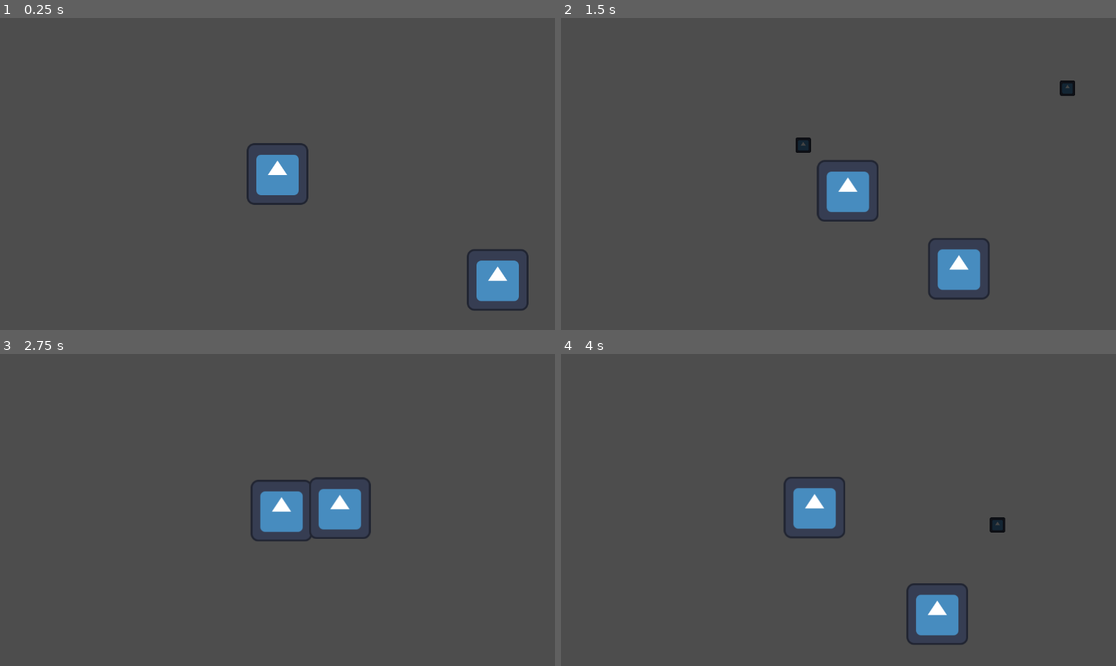
Above: before the commit, frames 1-4 (two rows, left to right).
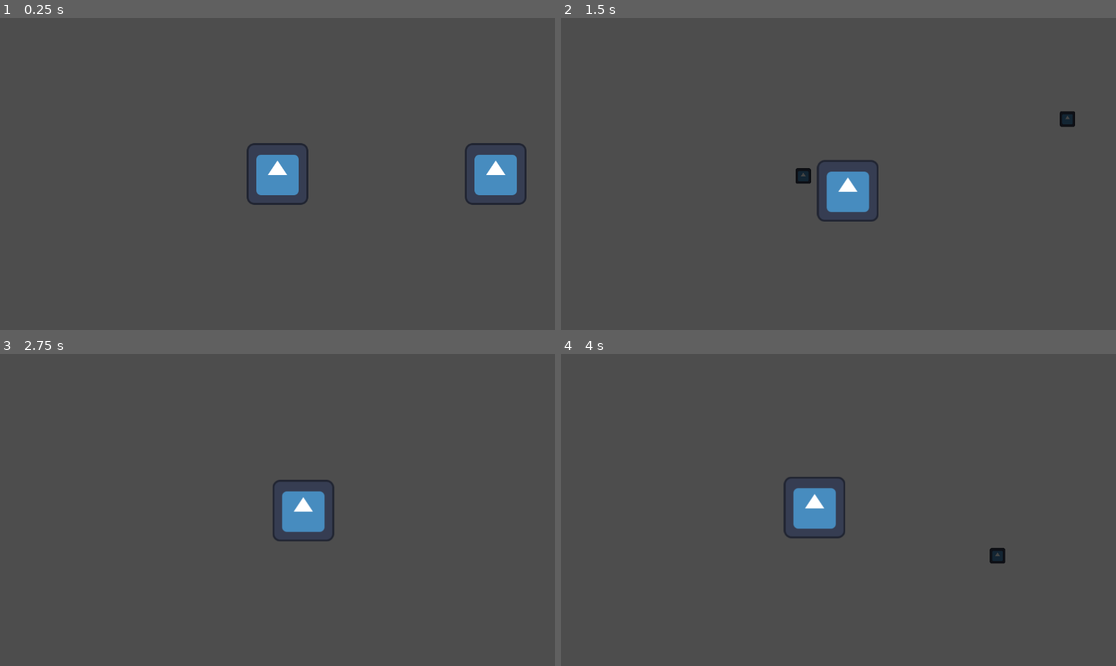
Above: after the commit, the same moments.

Repository: WinterAtne/Game-Jam
Game: Godot game, scene res://scenes/level.tscn
Same seed, same stepped clock (60 frames per second), same inputs: the game is played once before the commit and once after it. The engine's default icon, where the game draws it, is replaced by a stand-in: a white triangle on a blue panel in a dark square.
Inputs (mouse positions are in pixels of both pictures, inside the frame that each line leads up to):
- Up to frame 1 (0.25 s): no input
- Up to frame 2 (1.5 s): tap Enter at 0.5 s; move the mouse to (960, 158) at 0.52 s; hold D (right) 0.53-1.28 s; click (960, 158) at 0.6 s; move the mouse to (727, 189) at 1.27 s; hold Down (down) from 1.28 s (still down); click (727, 189) at 1.35 s
- Up to frame 3 (2.75 s): move the mouse to (333, 441) at 2.02 s; release Down (down) at 2.03 s; hold D (right) from 2.03 s (still down); click (333, 441) at 2.1 s
- Up to frame 4 (4 s): move the mouse to (810, 572) at 2.77 s; release D (right) at 2.78 s; hold W (up) 2.78-3.53 s; click (810, 572) at 2.85 s; move the mouse to (1005, 556) at 3.52 s; hold A (left) from 3.53 s (still down); click (1005, 556) at 3.6 s

The runs differ from the first frame. In frame 1, 2.5% of the frame differs, in the area x 83-96%, y 40-94%; in frame 2, 1.8%; in frame 3, 2.4%; in frame 4, 1.6%.

Commit message:
Added damager and damageables

Diff:
--- a/scenes/bullet.tscn
+++ b/scenes/bullet.tscn
@@ -1,9 +1,13 @@
-[gd_scene load_steps=4 format=3 uid="uid://ctgpble7f0or4"]
+[gd_scene load_steps=6 format=3 uid="uid://ctgpble7f0or4"]
 
 [ext_resource type="Script" path="res://scenes/bullet.gd" id="1_2kc60"]
 [ext_resource type="Texture2D" uid="uid://cso7f0i4tbihh" path="res://asssets/icon.svg" id="2_q2ne5"]
+[ext_resource type="Script" path="res://scenes/damager.gd" id="3_6v884"]
 
 [sub_resource type="CircleShape2D" id="CircleShape2D_puho1"]
+
+[sub_resource type="CircleShape2D" id="CircleShape2D_wk3e2"]
+radius = 34.0147
 
 [node name="Bullet" type="RigidBody2D"]
 collision_layer = 2
@@ -23,4 +27,10 @@
 one_shot = true
 autostart = true
 
+[node name="Damager" type="Area2D" parent="."]
+script = ExtResource("3_6v884")
+
+[node name="CollisionShape2D" type="CollisionShape2D" parent="Damager"]
+shape = SubResource("CircleShape2D_wk3e2")
+
 [connection signal="timeout" from="DeathTimer" to="." method="die"]
--- /dev/null
+++ b/scenes/damageable.gd
@@ -0,0 +1,11 @@
+class_name Damageable
+extends Area2D
+
+signal took_damage(attacker : Damager)
+
+func _init() -> void:
+	area_entered.connect(_on_area_entered)
+
+func _on_area_entered(attacker: Area2D) -> void:
+	if attacker is Damager:
+		took_damage.emit(attacker)
--- /dev/null
+++ b/scenes/damager.gd
@@ -0,0 +1,2 @@
+class_name Damager
+extends Area2D
--- a/scenes/level.tscn
+++ b/scenes/level.tscn
@@ -1,25 +1,13 @@
-[gd_scene load_steps=5 format=3 uid="uid://c33c8c4k127jd"]
+[gd_scene load_steps=4 format=3 uid="uid://c33c8c4k127jd"]
 
 [ext_resource type="Script" path="res://scenes/level.gd" id="1_8rgm8"]
 [ext_resource type="PackedScene" uid="uid://cpc1b408ujakp" path="res://scenes/player.tscn" id="1_gxo64"]
-[ext_resource type="Texture2D" uid="uid://cso7f0i4tbihh" path="res://asssets/icon.svg" id="2_n0lej"]
-
-[sub_resource type="RectangleShape2D" id="RectangleShape2D_qoomc"]
-size = Vector2(118, 125)
+[ext_resource type="PackedScene" uid="uid://c05uv3ypr1134" path="res://scenes/test_dummy.tscn" id="3_xslmb"]
 
 [node name="Level" type="Node2D"]
 script = ExtResource("1_8rgm8")
 
 [node name="Player" parent="." instance=ExtResource("1_gxo64")]
 
-[node name="Sprite2D" type="Sprite2D" parent="."]
-position = Vector2(457, 220)
-texture = ExtResource("2_n0lej")
-
-[node name="StaticBody2D" type="StaticBody2D" parent="Sprite2D"]
-collision_layer = 32771
-collision_mask = 32771
-
-[node name="CollisionShape2D" type="CollisionShape2D" parent="Sprite2D/StaticBody2D"]
-position = Vector2(1, 1.5)
-shape = SubResource("RectangleShape2D_qoomc")
+[node name="TestDummy" parent="." instance=ExtResource("3_xslmb")]
+position = Vector2(453, 0)
--- a/scenes/player.gd
+++ b/scenes/player.gd
@@ -4,7 +4,6 @@
 const SPEED = 300.0
 
 signal gun_fied(direction : Vector2)
-
 
 func _physics_process(delta: float) -> void:
 	# Movement Logic
--- a/scenes/player.tscn
+++ b/scenes/player.tscn
@@ -22,6 +22,5 @@
 position_smoothing_enabled = true
 
 [node name="Gun" parent="." instance=ExtResource("3_7s370")]
-position = Vector2(0, -64)
 
 [connection signal="gun_fied" from="." to="Gun" method="shoot"]
--- /dev/null
+++ b/scenes/test_dummy.gd
@@ -0,0 +1,8 @@
+class_name TestDummy
+extends Node2D
+
+func die() -> void:
+	queue_free()
+
+func _on_damageable_took_damage(attacker: Damager) -> void:
+	die()
--- /dev/null
+++ b/scenes/test_dummy.tscn
@@ -0,0 +1,22 @@
+[gd_scene load_steps=5 format=3 uid="uid://c05uv3ypr1134"]
+
+[ext_resource type="Script" path="res://scenes/damageable.gd" id="1_4gxbq"]
+[ext_resource type="Script" path="res://scenes/test_dummy.gd" id="1_qib4t"]
+[ext_resource type="Texture2D" uid="uid://cso7f0i4tbihh" path="res://asssets/icon.svg" id="2_8asml"]
+
+[sub_resource type="CircleShape2D" id="CircleShape2D_50f36"]
+radius = 65.123
+
+[node name="TestDummy" type="Node2D"]
+script = ExtResource("1_qib4t")
+
+[node name="Damageable" type="Area2D" parent="."]
+script = ExtResource("1_4gxbq")
+
+[node name="CollisionShape2D" type="CollisionShape2D" parent="Damageable"]
+shape = SubResource("CircleShape2D_50f36")
+
+[node name="Sprite2D" type="Sprite2D" parent="."]
+texture = ExtResource("2_8asml")
+
+[connection signal="took_damage" from="Damageable" to="." method="_on_damageable_took_damage"]
